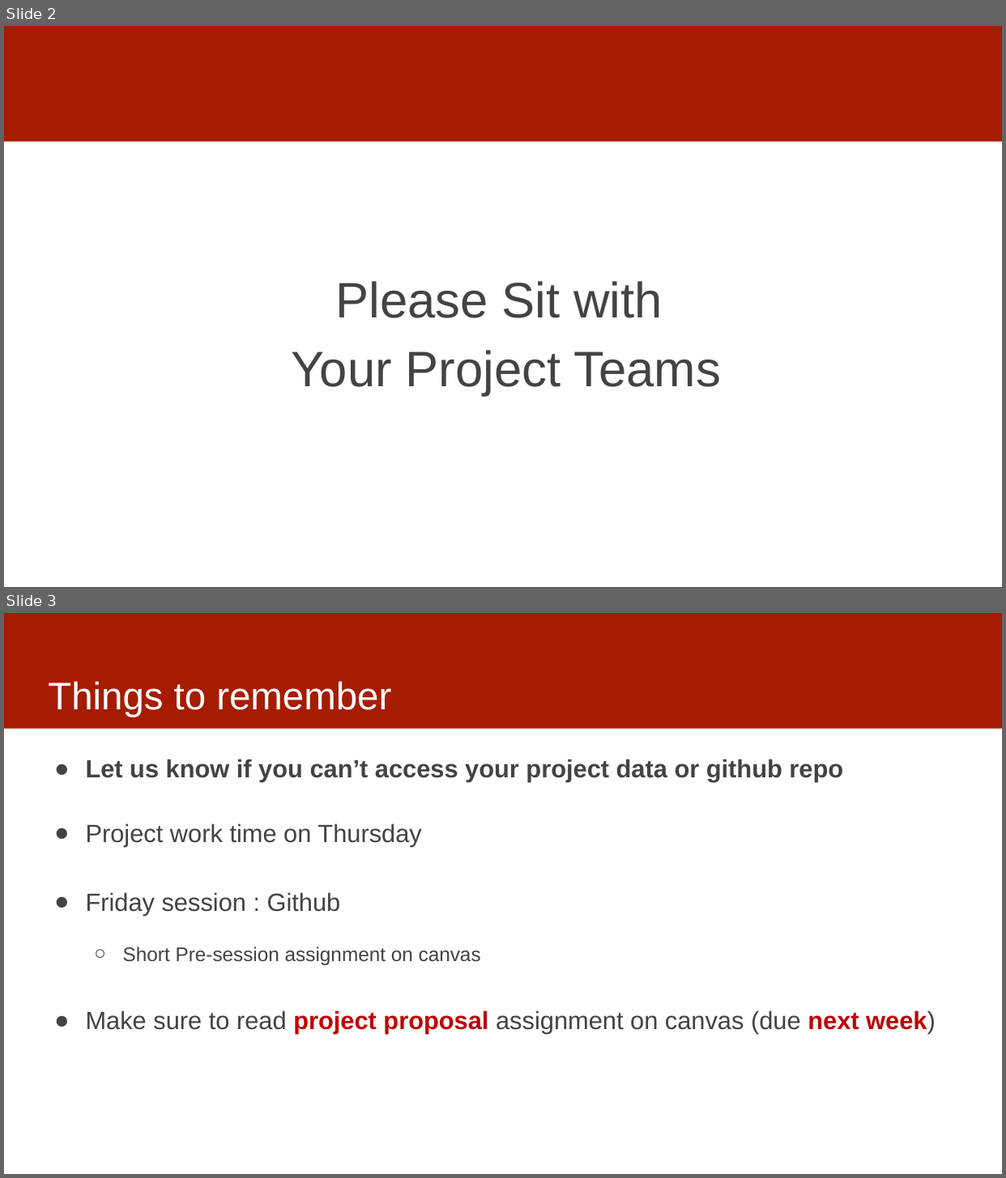
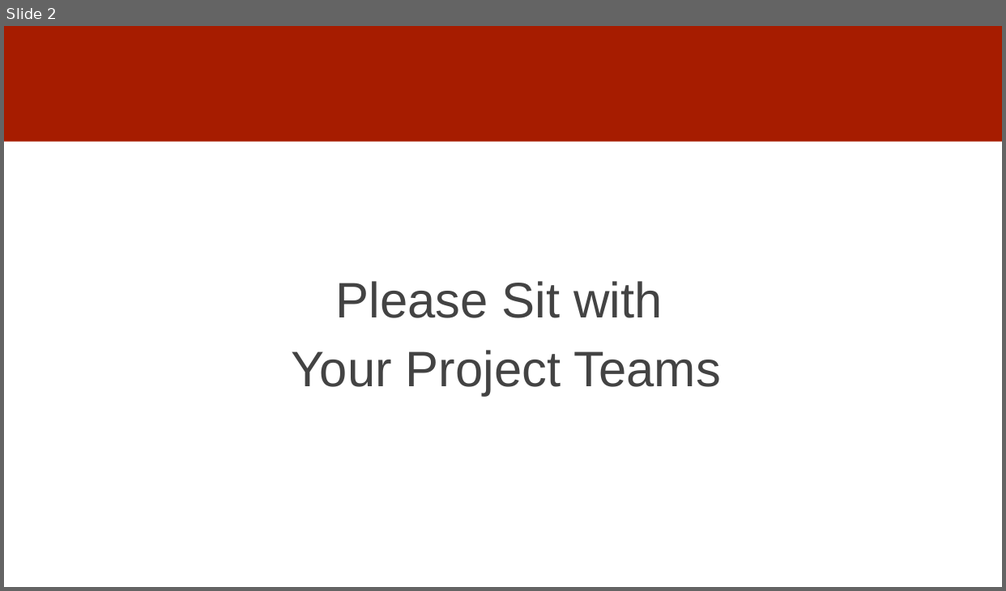
Before and after one commit to dssg/mlforpublicpolicylab, a slide deck: Lectures/06-data-exploration.pptx. Shown one above the other, each under a label of ours: slides 2 and 3 before the commit, slide 2 after it. The pictures are 1006x1178 and 1006x591 pixels, drawn with LibreOffice and Linux fonts; fonts in the diff are those of the drawing. Boxes give left, top, right and bottom in pixels: in the first picture for what was removed or moved away, otherwise in the second. Text is boxed around its words. In the diff, an @@ line names an element or a change of style, - is before the commit and + after.

```diff
--- a/Lectures/06-data-exploration.pptx
+++ b/Lectures/06-data-exploration.pptx
@@ slide 3 removed at box(4, 613, 1002, 1174), background #FFFFFF; not listed: 1 template element that a slide beside it also shows @@
@@ title removed at box(48, 681, 391, 717) @@
-Things to remember
@@ text removed at box(86, 759, 936, 1034) @@
-● Let us know if you can’t access your project data or github repo
-● Project work time on Thursday
-● Friday session : Github
-  ○ Short Pre-session assignment on canvas
-● Make sure to read project proposal assignment on canvas (due next week)
```
Also in this commit, not shown: 1 slide changed.
